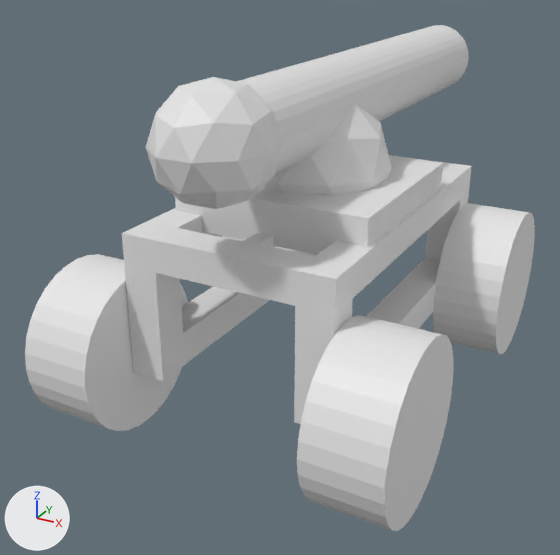
What one commit did to the Blender file Objects3D/caos/besieger.blend.
One viewpoint serves both versions: a 50 mm camera at (56.6, -115.2, 76.5) aimed at (-7.1, 0.7, 18.6). Lighting does not change. The marker at lower left points along +X, +Y and +Z.

In view in the first picture: 'ariete', 'base', 'caseta', 'rueda1', 'rueda2'.
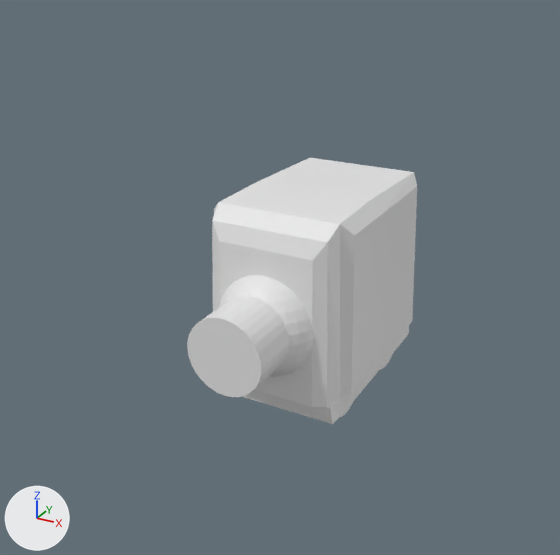
Commit message: new besieger

Changed parts and their boxes [x1, y1, x2, y2] in the pictures (560 x 555 px):
'rueda1', deleted: before [25, 254, 454, 531]
'base', reshaped, moved: before [175, 104, 443, 254]; after [212, 158, 417, 424]
'caseta', deleted: before [122, 155, 472, 424]
'ariete', deleted: before [146, 25, 468, 209]
'rueda2', deleted: before [222, 203, 535, 354]
'boca', added: after [187, 296, 289, 397]
'bola', added: after [218, 275, 314, 377]
'ruedas', added: after [340, 355, 392, 417]
part 1 of me_cube, rebuilt: before [262, 104, 392, 195]; after [212, 158, 417, 424]
part 2 of me_cube, deleted: before [175, 156, 443, 254]

The change, as a list of edits to the scene's bpy script:
```text
Change me_cube:
    used by ob_base; parent = ob_caseta; location = (0.418, -0.659, 36.38)
    remove me_cube.from_pydata(...)  # 50 vertices, 86 faces; spans x -16.9..16.9, y -16.9..16.9, z -7.7..17.9
    add me_cube.from_pydata(...)  # 84 vertices, 82 faces; spans x -13.8..13.5, y -14.5..24.4, z -14.0..20.6
    me_cube part 1: the loose piece of 42 vertices spanning x -12.2..12.2, y -12.8..12.8, z -7.7..17.9 is rebuilt with 84 vertices and now spans x -13.8..13.5, y -14.5..24.4, z -14.0..20.6
    me_cube part 2: the loose piece of 8 vertices spanning x -16.9..16.9, y -16.9..16.9, z -3.6..3.6 is deleted
Add me_cylinder_003_1:
    me_cylinder_003_1.from_pydata(...)  # a 32-sided cylinder along x spanning x -3.6..3.6, y 11.5..25.5, z -7.0..7.0; a 32-sided cylinder along x spanning x -3.6..3.6, y -7.0..7.0, z -7.0..7.0; a 32-sided cylinder along x spanning x -18.6..-11.3, y -7.0..7.0, z -7.0..7.0; a 32-sided cylinder along x spanning x -18.7..-11.4, y 11.8..25.7, z -7.0..7.0
Add me_sphere:
    me_sphere.from_pydata(...)  # a UV sphere (32 segments, 16 rings, poles along z) spanning x -9.2..9.2, y -9.2..9.2, z -9.2..9.2
Add me_cylinder:
    me_cylinder.from_pydata(...)  # 64 vertices, 34 faces; spans x -6.6..6.6, y -11.7..11.7, z -6.6..6.6
Remove ob_caseta:
    ob_caseta = bpy.data.objects.new('caseta', me_cube_007)
    ob_caseta.parent = ob_root
    ob_caseta.location = (0.387, 1.127, 24.72)
Change ob_base:
    remove ob_base.parent = ob_caseta
    ob_base.location: (0.418, -0.659, 36.38) -> (0.0, -3.324, 16.37)
Remove ob_ariete:
    ob_ariete = bpy.data.objects.new('ariete', me_icosphere)
    ob_ariete.parent = ob_basepalo
    ob_ariete.matrix_parent_inverse = Matrix(((1.0, 0.0, 0.0, -0.418), (0.0, 1.0, 0.0, 0.659), (0.0, 0.0, 1.0, -51.6), (0.0, 0.0, 0.0, 1.0)))
    ob_ariete.location = (0.263, -30.44, 51.4)
Change ob_flare:
    remove ob_flare.parent = ob_ariete
Remove ob_rueda2:
    ob_rueda2 = bpy.data.objects.new('rueda2', me_cylinder_003)
    ob_rueda2.parent = ob_caseta
    ob_rueda2.matrix_parent_inverse = Matrix(((1.0, 0.0, 0.0, -0.387), (0.0, 1.0, 0.0, -1.127), (0.0, 0.0, 1.0, -24.72), (0.0, 0.0, 0.0, 1.0)))
    ob_rueda2.location = (0.326, 29.19, 14.13)
Remove ob_rueda1:
    ob_rueda1 = bpy.data.objects.new('rueda1', me_cylinder_002)
    ob_rueda1.parent = ob_caseta
    ob_rueda1.matrix_parent_inverse = Matrix(((1.0, 0.0, 0.0, -0.387), (0.0, 1.0, 0.0, -1.127), (0.0, 0.0, 1.0, -24.72), (0.0, 0.0, 0.0, 1.0)))
    ob_rueda1.location = (0.36, -27.3, 14.13)
Add ob_ruedas:
    ob_ruedas = bpy.data.objects.new('ruedas', me_cylinder_003_1)
    ob_ruedas.parent = ob_base
    ob_ruedas.matrix_parent_inverse = Matrix(((1.0, 0.0, 0.0, 0.0), (0.0, 1.0, 0.0, 3.324), (0.0, 0.0, 1.0, -16.37), (0.0, 0.0, 0.0, 1.0)))
    ob_ruedas.location = (7.576, -8.27, 7.038)
Add ob_bola:
    ob_bola = bpy.data.objects.new('bola', me_sphere)
    ob_bola.parent = ob_base
    ob_bola.matrix_parent_inverse = Matrix(((1.0, 0.0, 0.0, 0.0), (0.0, 1.0, 0.0, 3.324), (0.0, 0.0, 1.0, -16.37), (0.0, 0.0, 0.0, 1.0)))
    ob_bola.location = (0.11, -15.16, 18.39)
Add ob_boca:
    ob_boca = bpy.data.objects.new('boca', me_cylinder)
    ob_boca.parent = ob_base
    ob_boca.matrix_parent_inverse = Matrix(((1.0, 0.0, 0.0, 0.0), (0.0, 1.0, 0.0, 3.324), (0.0, 0.0, 1.0, -16.37), (0.0, 0.0, 0.0, 1.0)))
    ob_boca.location = (0.11, -18.32, 18.71)
```
